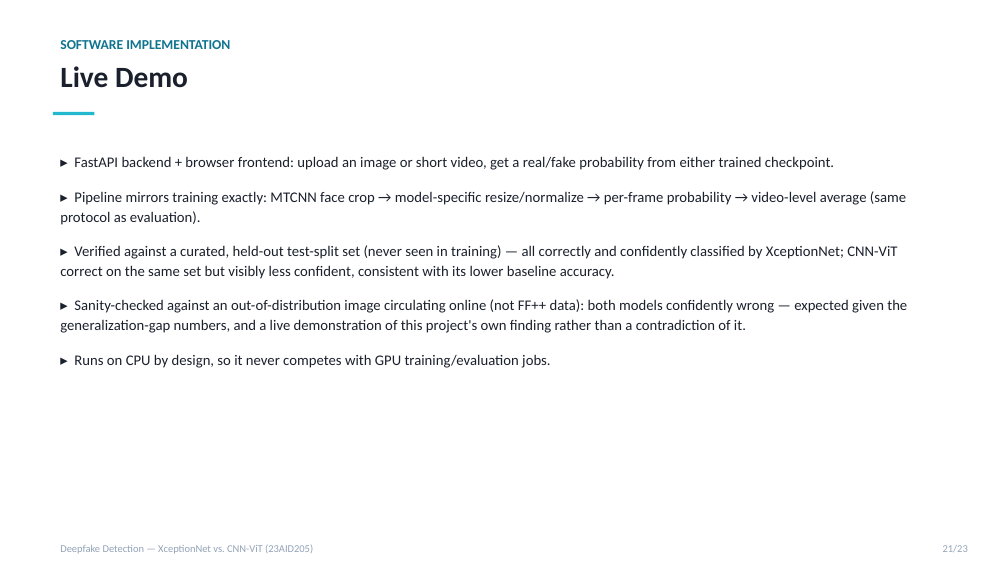
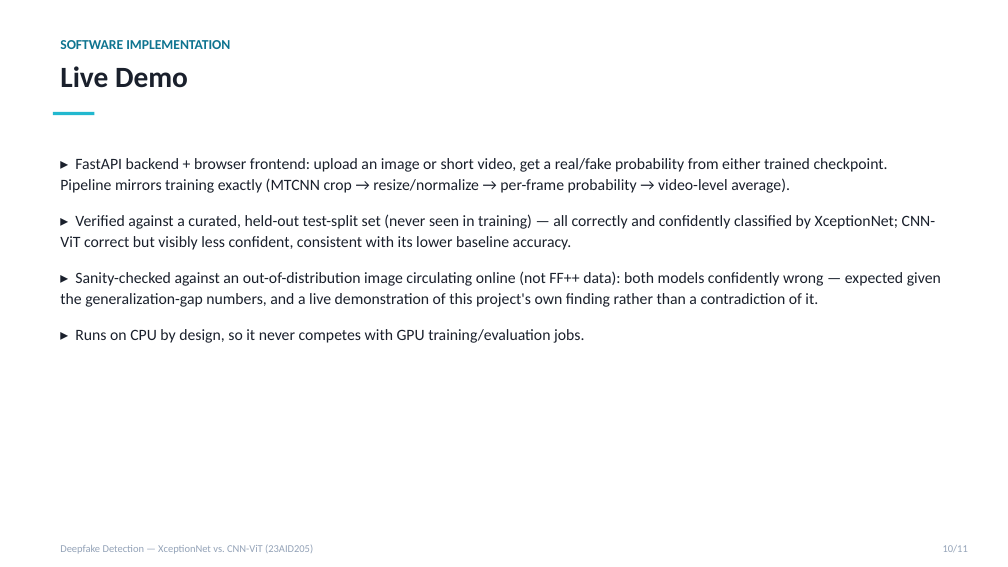
Before and after one commit to DUNE-ODYSSEY/deepfake-detection, a slide deck: slide 10 of docs/mid_review_update.pptx (slide 21 before the commit). Drawn at 1008x567 pixels with LibreOffice and Linux fonts; fonts in the diff are those of the drawing. Boxes give left, top, right and bottom in pixels: in the first picture for what was removed or moved away, otherwise in the second. Text is boxed around its words. In the diff, an @@ line names an element or a change of style, - is before the commit and + after.

```diff
--- a/docs/mid_review_update.pptx
+++ b/docs/mid_review_update.pptx
@@ text at <box>60,158,936,250</box>: text changed; size 14 to 15 pt @@
-▸ FastAPI backend + browser frontend: upload an image or short video, get a real/fake probability from either trained checkpoint.
-▸ Pipeline mirrors training exactly: MTCNN face crop → model-specific resize/normalize → per-frame probability → video-level average (same protocol as evaluation).
-▸ Verified against a curated, held-out test-split set (never seen in training) — all correctly and confidently classified by XceptionNet; CNN-ViT correct on the same set but visibly less confident, consistent with its lower baseline accuracy.
+▸ FastAPI backend + browser frontend: upload an image or short video, get a real/fake probability from either trained checkpoint. Pipeline mirrors training exactly (MTCNN crop → resize/normalize → per-frame probability → video-level average).
+▸ Verified against a curated, held-out test-split set (never seen in training) — all correctly and confidently classified by XceptionNet; CNN-ViT correct but visibly less confident, consistent with its lower baseline accuracy.
@@ text at <box>60,271,941,343</box>: size 14 to 15 pt in "▸ Sanity-checked against an out-of-distribution image circul ...", "▸ Runs on CPU by design, so ..." @@
@@ text at <box>943,545,968,552</box>: text changed @@
-21/23
+10/11
```
Also in this commit, not shown: 8 other slides changed, 1 slide added, 13 slides removed, 1 other file.
